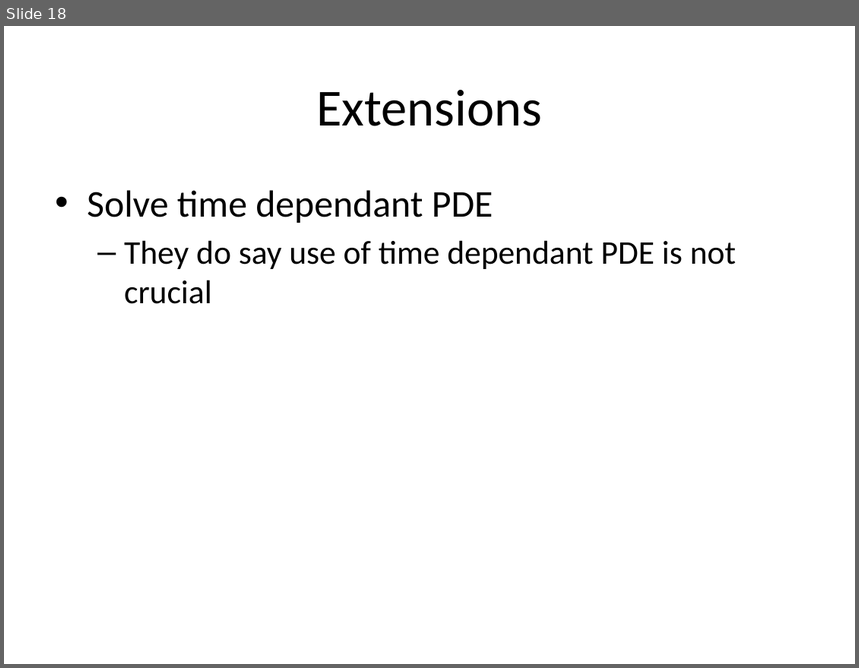
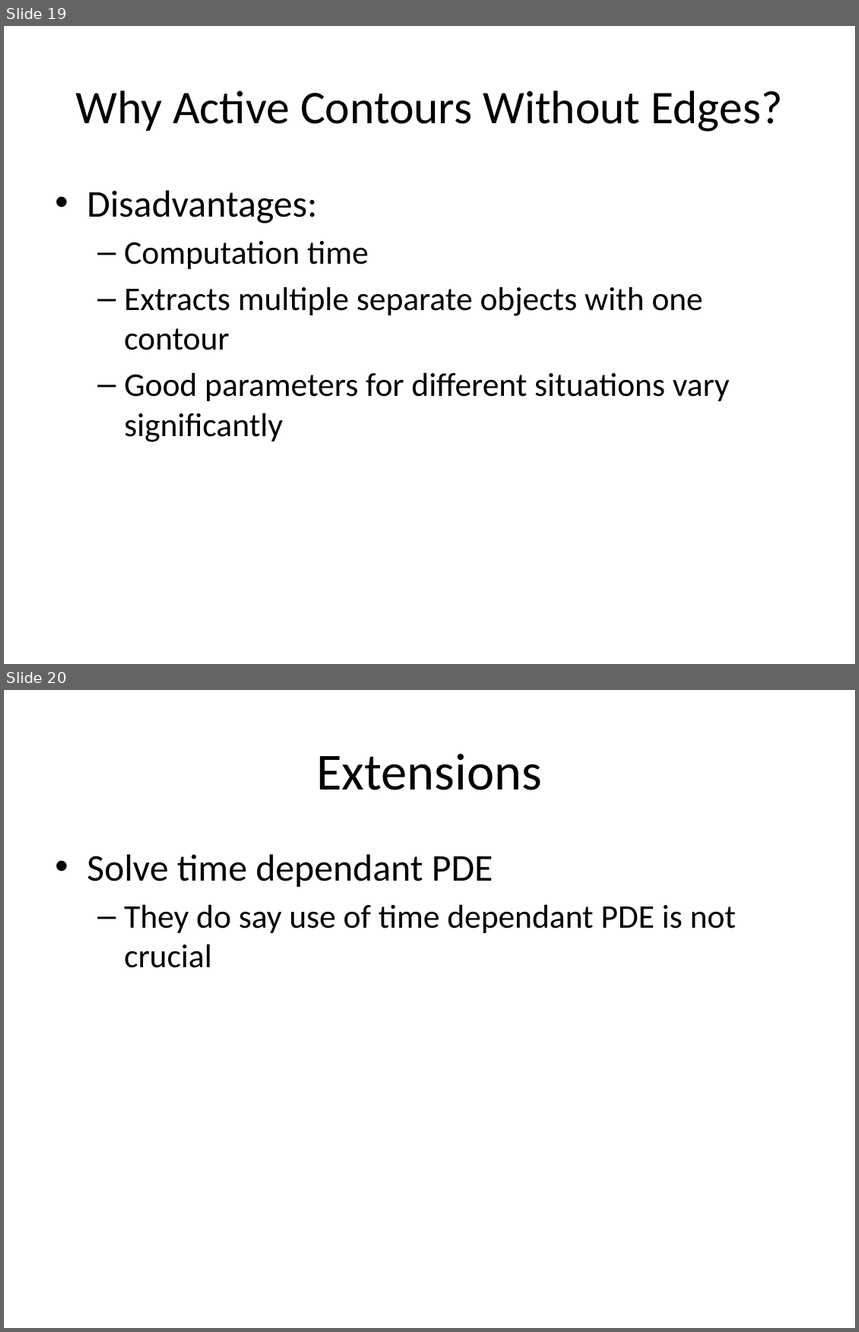
Before and after one commit to michaelwh/activecontnoedge, a slide deck: michael-activecont.pptx. Shown one above the other, each under a label of ours: slide 18 before the commit, slides 19 and 20 after it. The pictures are 859x668 and 859x1332 pixels, drawn with LibreOffice and Linux fonts; fonts in the diff are those of the drawing. Boxes give left, top, right and bottom in pixels: in the first picture for what was removed or moved away, otherwise in the second. Text is boxed around its words. In the diff, an @@ line names an element or a change of style, - is before the commit and + after.

```diff
--- a/michael-activecont.pptx
+++ b/michael-activecont.pptx
@@ slide 19 added at (4,26,855,664), background #FFFFFF @@
@@ title added at (76,91,782,132), 39.6 pt, text #000000 @@
+Why Active Contours Without Edges?
@@ text added at (87,190,730,442), 28 pt, text #000000 @@
+• Disadvantages:
+  – Computation time
+  – Extracts multiple separate objects with one contour
+  – Good parameters for different situations vary significantly
@@ what was slide 18 is now slide 20 @@
```
Also in this commit, not shown: 9 slides changed, 1 other slide added.
